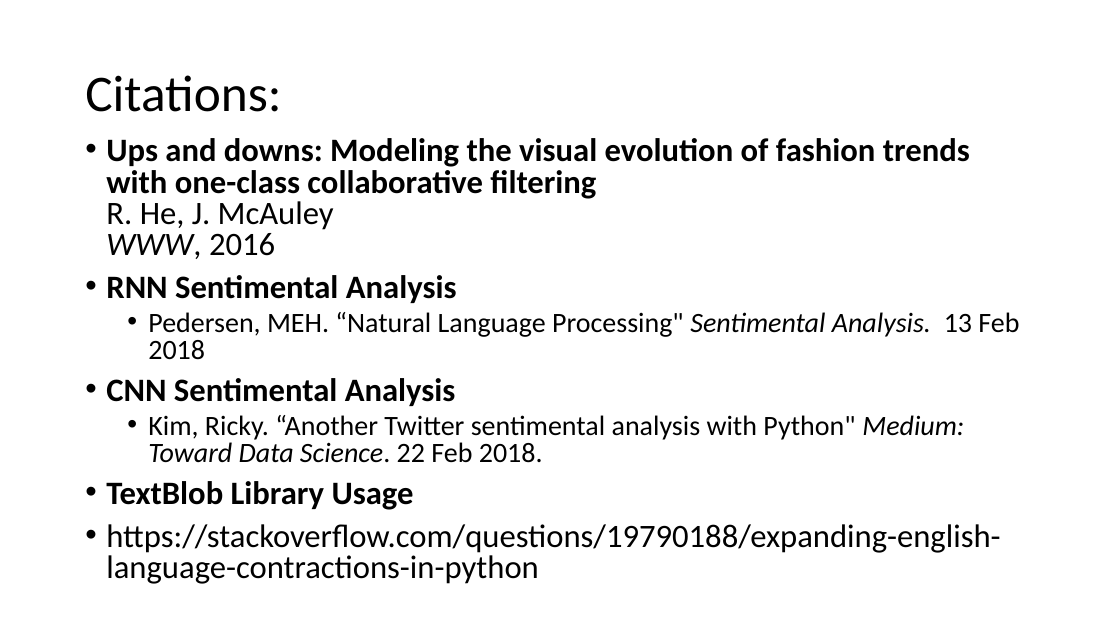
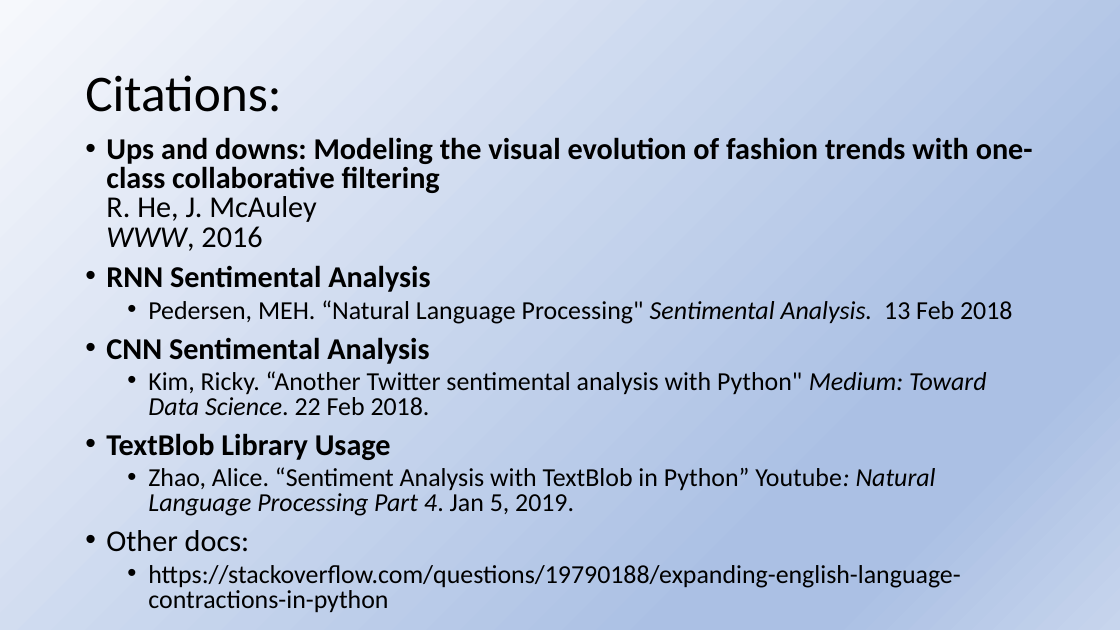
Before and after one commit to tonenguyen/NLP, a slide deck: slide 17 of SentimentalAnalysis.pptx (slide 14 before the commit). Drawn at 1120x630 pixels with LibreOffice and Linux fonts; fonts in the diff are those of the drawing. Boxes give left, top, right and bottom in pixels: in the first picture for what was removed or moved away, otherwise in the second. Text is boxed around its words. In the diff, an @@ line names an element or a change of style, - is before the commit and + after.

```diff
--- a/SentimentalAnalysis.pptx
+++ b/SentimentalAnalysis.pptx
@@ background #FFFFFF to gradient #F6F8FC to #ABC0E4 to #C7D5ED @@
@@ text at <box>106,137,1033,613</box>: size 28 to 25.9 pt in "Ups and downs: Modeling the visual evolution ...", "RNN Sentimental Analysis", "CNN Sentimental Analysis", "TextBlob Library Usage"; size 24 to 22.2 pt in "Pedersen, MEH. “Natural Language Processing" Sentimental Ana ...", "Kim, Ricky. “Another Twitter sentimental analysis with ..."; size 28 to 22.2 pt in "https://stackoverflow.com/questions/19790188/expanding-engli ..."; list level 1 to 2 in "https://stackoverflow.com/questions/19790188/expanding-engli ..." @@
@@ text at <box>106,467,936,552</box>: paragraphs added @@
+  • Zhao, Alice. “Sentiment Analysis with TextBlob in Python” Youtube: Natural Language Processing Part 4. Jan 5, 2019.
+• Other docs:
```
Also in this commit, not shown: 9 other slides changed, 7 slides added, 3 slides removed, 13 other files.
